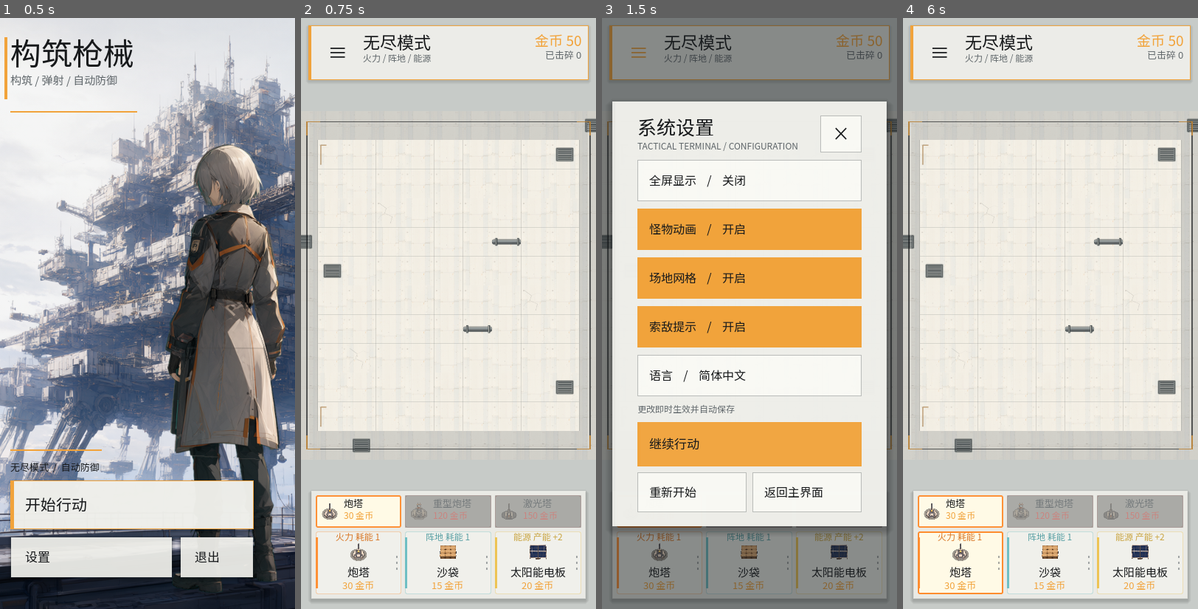
Above: before the commit, frames 1-4 (left to right).
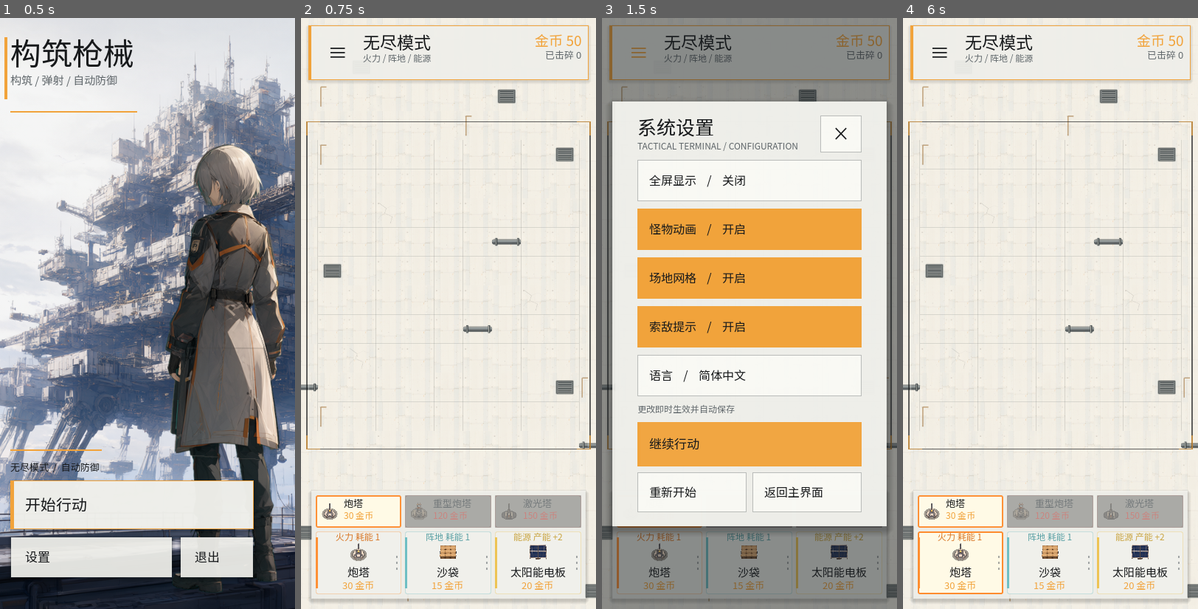
Above: after the commit, the same moments.

Repository: soryu-ryouji/build-shoot
Game: Godot game, scene res://scenes/main_menu.tscn
Two runs of this game, one before a commit and one after it. Both use one fixed random seed, a clock stepped at 60 frames per second and the inputs below.
Inputs (mouse positions are in pixels of both pictures, inside the frame that each line leads up to):
- Up to frame 1 (0.5 s): no input
- Up to frame 2 (0.75 s): click "开始行动" at 0.5 s
- Up to frame 3 (1.5 s): click "≡" at 1.25 s
- Up to frame 4 (6 s): click "重新开始" at 2 s; click "≡" at 2.75 s; click "重新开始" at 3.5 s; click "≡" at 4.25 s; click "×" at 5 s; tap Enter at 5.75 s; drag from (962, 514) to (1080, 183) at 5.77 s

Frame 1 is identical in both runs. In frame 2, 29% of the frame differs, in the area x 0-100%, y 0-100%; in frame 3, 0.5%; in frame 4, 29%.

Commit message:
fix: 消除战场内外地面分层

Diff:
--- a/data/maps/industrial_01.json
+++ b/data/maps/industrial_01.json
@@ -9,8 +9,6 @@
     "floor_b": { "source": 0, "atlas": [1, 0] },
     "floor_c": { "source": 0, "atlas": [2, 0] },
     "floor_d": { "source": 0, "atlas": [3, 0] },
-    "exterior_a": { "source": 0, "atlas": [4, 0] },
-    "exterior_b": { "source": 0, "atlas": [5, 0] },
     "pipe": { "source": 0, "atlas": [0, 1] },
     "vent": { "source": 0, "atlas": [1, 1] },
     "stain": { "source": 0, "atlas": [2, 1] },
--- a/scripts/map_loader.gd
+++ b/scripts/map_loader.gd
@@ -4,6 +4,8 @@
 
 const MAP_CENTER := Vector2(360.0, 456.0)
 const REQUIRED_CELL_SIZE := Vector2i(64, 64)
+## 向外连续铺设，覆盖当前支持的长屏镜头，避免露出纯色背景。
+const SURROUND_RADIUS := 8
 
 var map_data: Dictionary = {}
 var map_id := ""
@@ -15,7 +17,6 @@
 var load_error := ""
 
 var ground_layer: TileMapLayer
-var edge_layer: TileMapLayer
 var decoration_layer: TileMapLayer
 
 var _tile_set: TileSet
@@ -137,10 +138,6 @@
 	ground_layer.name = "GroundLayer"
 	ground_layer.z_index = 0
 	add_child(ground_layer)
-	edge_layer = TileMapLayer.new()
-	edge_layer.name = "EdgeLayer"
-	edge_layer.z_index = 0
-	add_child(edge_layer)
 	decoration_layer = TileMapLayer.new()
 	decoration_layer.name = "DecorationLayer"
 	decoration_layer.z_index = 0
@@ -240,13 +237,10 @@
 
 func _draw_layers() -> void:
 	ground_layer.clear()
-	edge_layer.clear()
 	decoration_layer.clear()
 	ground_layer.tile_set = _tile_set
-	edge_layer.tile_set = _tile_set
 	decoration_layer.tile_set = _tile_set
 	ground_layer.position = origin
-	edge_layer.position = origin
 	decoration_layer.position = origin
 	for cell in _ground_cells:
 		_set_tile(ground_layer, cell, _ground_cells[cell])
@@ -258,16 +252,26 @@
 			if alias != null:
 				_set_tile(decoration_layer, Vector2i(x, y), String(alias))
 
-	# 外围沿用同一材质，只显示在战场边框附近，不再是另一张背景插画。
-	for y in range(-1, grid_size.y + 1):
-		for x in range(-1, grid_size.x + 1):
+	# 战斗区内外是一张连续地面；可建造边界不参与材质分区。
+	var floor_aliases: Array = []
+	for alias in _ground_cells.values():
+		if not floor_aliases.has(alias):
+			floor_aliases.append(alias)
+	for y in range(-SURROUND_RADIUS, grid_size.y + SURROUND_RADIUS):
+		for x in range(-SURROUND_RADIUS, grid_size.x + SURROUND_RADIUS):
 			var cell := Vector2i(x, y)
 			if is_inside(cell):
 				continue
-			var exterior := "exterior_a" if _palette.has("exterior_a") else String(_ground_cells.values()[0])
-			_set_tile(edge_layer, cell, exterior)
-			if _palette.has("vent") and posmod(x * 7 + y * 11, 13) == 0:
+			var index := posmod(x * 7 + y * 11, floor_aliases.size())
+			_set_tile(ground_layer, cell, String(floor_aliases[index]))
+			# 外围只逐渐增加工业装饰，不改变地面明度或材质。
+			var decoration_hash := posmod(x * 13 + y * 17, 41)
+			if _palette.has("pipe") and decoration_hash == 0:
+				_set_tile(decoration_layer, cell, "pipe")
+			elif _palette.has("vent") and decoration_hash == 3:
 				_set_tile(decoration_layer, cell, "vent")
+			elif _palette.has("orange_mark") and decoration_hash == 7:
+				_set_tile(decoration_layer, cell, "orange_mark")
 
 
 func _set_tile(layer: TileMapLayer, cell: Vector2i, alias: String) -> void:
--- a/tools/fixtures/map_test_layout.json
+++ b/tools/fixtures/map_test_layout.json
@@ -6,7 +6,6 @@
   "size": [4, 3],
   "palette": {
     "floor_a": { "source": 0, "atlas": [0, 0] },
-    "exterior_a": { "source": 0, "atlas": [4, 0] },
     "vent": { "source": 0, "atlas": [1, 1] }
   },
   "layers": {
Binary file changed: image.png
Binary file changed: orientation_preview.png
Binary file changed: range_preview.png
Not shown, changed: docs/map_system_refactor_proposal.md
